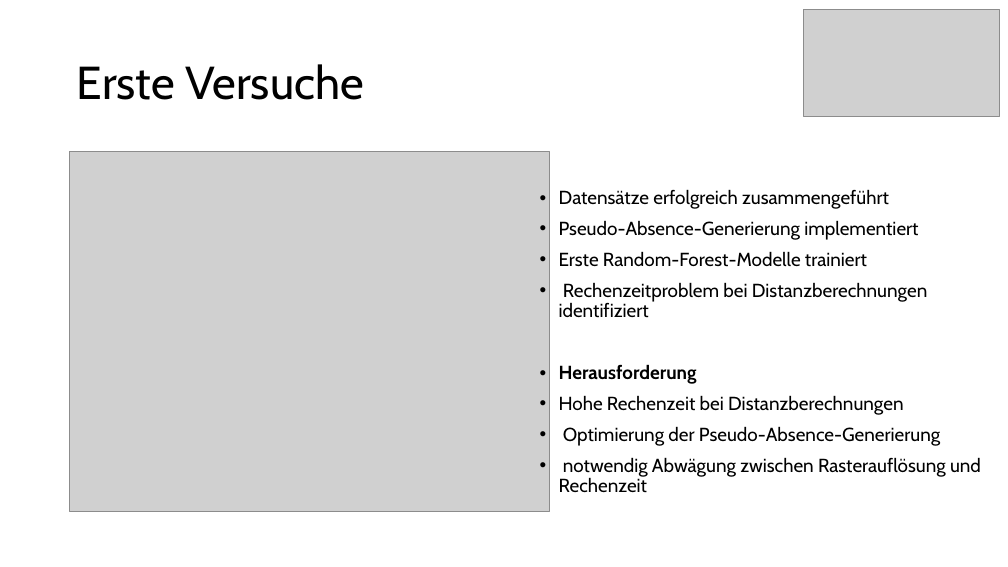
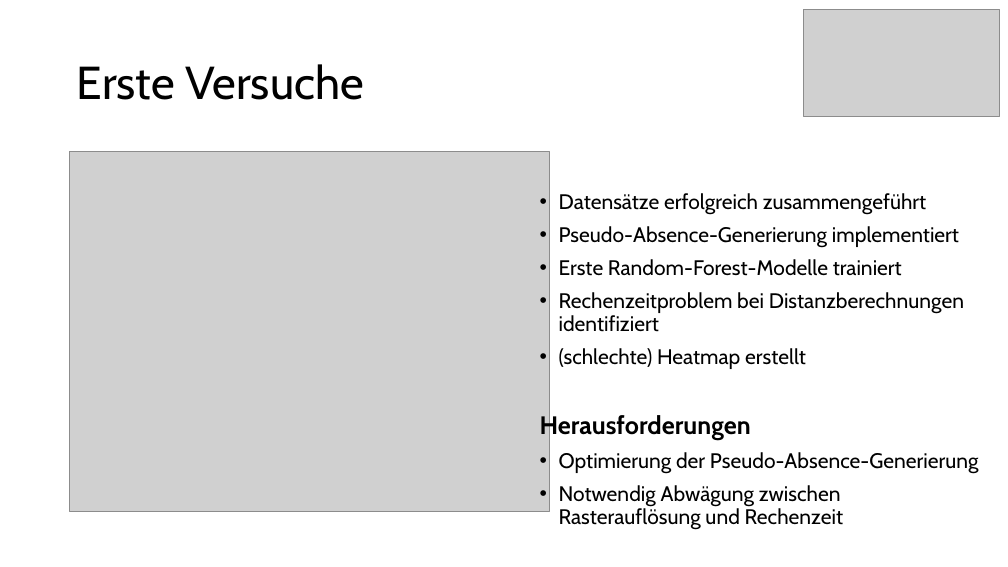
Before and after one commit to tmjung/DataChallenges, a slide deck: slide 6 of Zwischenpraesentation_DC_Bonju.pptx. Drawn at 1008x567 pixels with LibreOffice and Linux fonts; fonts in the diff are those of the drawing; grey boxes stand for pictures. Boxes give left, top, right and bottom in pixels: in the first picture for what was removed or moved away, otherwise in the second. Text is boxed around its words. In the diff, an @@ line names an element or a change of style, - is before the commit and + after.

```diff
--- a/Zwischenpraesentation_DC_Bonju.pptx
+++ b/Zwischenpraesentation_DC_Bonju.pptx
@@ text at (559, 193, 979, 474): size 18 to 20 pt in "Datensätze erfolgreich zusammengeführt", "Pseudo-Absence-Generierung implementiert", "Erste Random-Forest-Modelle trainiert", "Rechenzeitproblem bei Distanzberechnungen identifiziert" and 1 more places @@
@@ text at (540, 348, 806, 440): text changed; size 18 to 20 pt @@
-• Herausforderung
-• Hohe Rechenzeit bei Distanzberechnungen
+• (schlechte) Heatmap erstellt
+Herausforderungen
@@ text at (559, 485, 843, 525): text changed; size 18 to 20 pt @@
-• notwendig Abwägung zwischen Rasterauflösung und Rechenzeit
+• Notwendig Abwägung zwischen Rasterauflösung und Rechenzeit
```
Also in this commit, not shown: 3 other slides changed.
